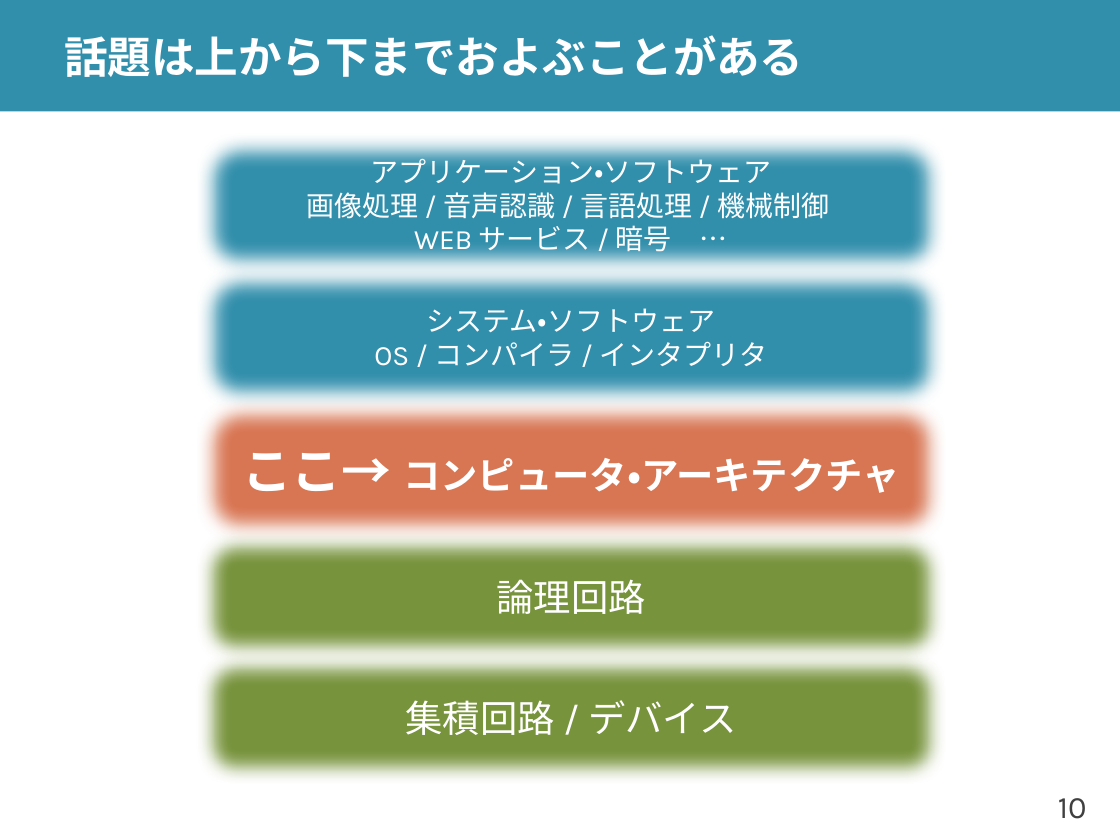
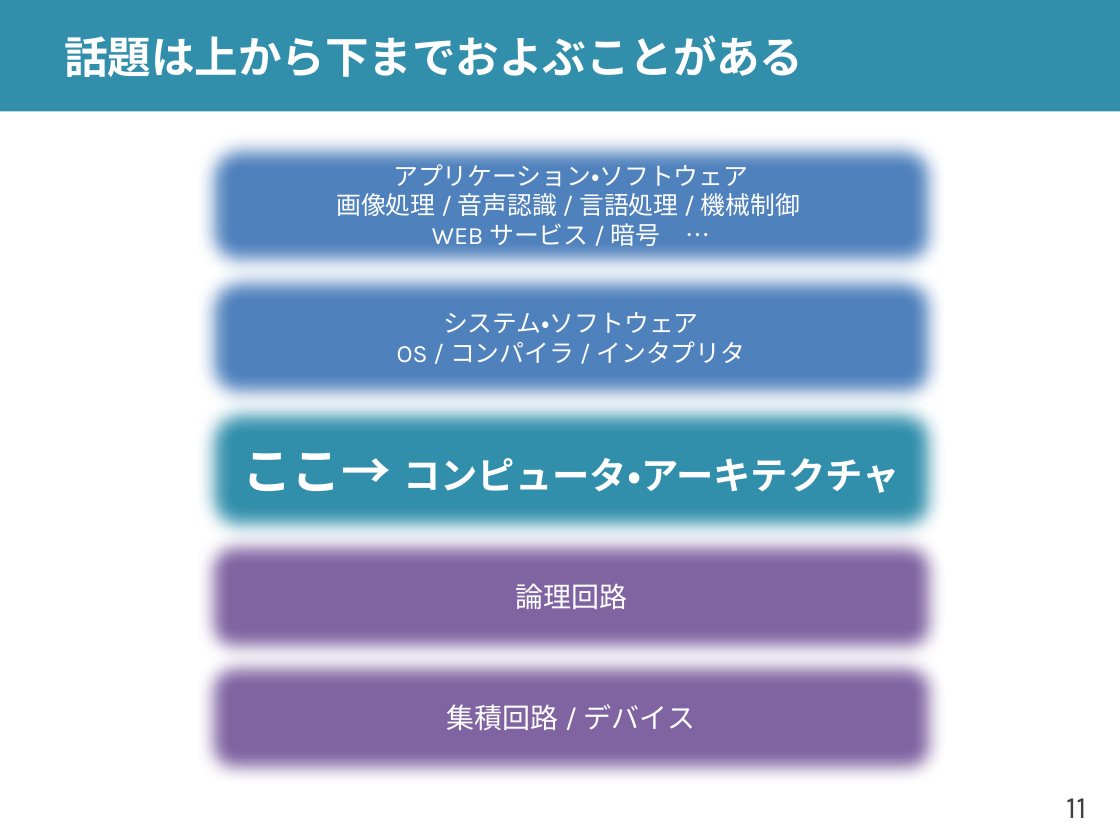
Before and after one commit to shioyadan/advanced-computer-organization, a slide deck: slide 11 of aco-shioya-00.pptx (slide 10 before the commit). Drawn at 1120x840 pixels with LibreOffice and Linux fonts; fonts in the diff are those of the drawing. Boxes give left, top, right and bottom in pixels: in the first picture for what was removed or moved away, otherwise in the second. Text is boxed around its words. In the diff, an @@ line names an element or a change of style, - is before the commit and + after.

Commit message:
2022年度イントロ回分を更新

```diff
--- a/aco-shioya-00.pptx
+++ b/aco-shioya-00.pptx
@@ rounded rectangle "アプリケーション・ソフトウェア" at [196, 133, 945, 277]: size 18 to 16 pt; fill #328FAC to #4F81BD @@
@@ rounded rectangle "システム・ソフトウェア" at [196, 265, 945, 409]: size 18 to 16 pt; fill #328FAC to #4F81BD @@
@@ rounded rectangle "ここ→ コンピュータ・アーキテクチャ" at [196, 398, 945, 541]: fill #D87552 to #328FAC @@
@@ rounded rectangle "論理回路" at [196, 530, 945, 662]: size 24 to 18 pt; fill #77933C to #8064A2 @@
@@ rounded rectangle "集積回路 / デバイス" at [196, 652, 945, 784]: size 24 to 18 pt; fill #77933C to #8064A2 @@
@@ page number at [1066, 798, 1087, 818]: text changed @@
-10
+11
```
Also in this commit, not shown: 8 other slides changed, 2 slides added, 1 other file.
